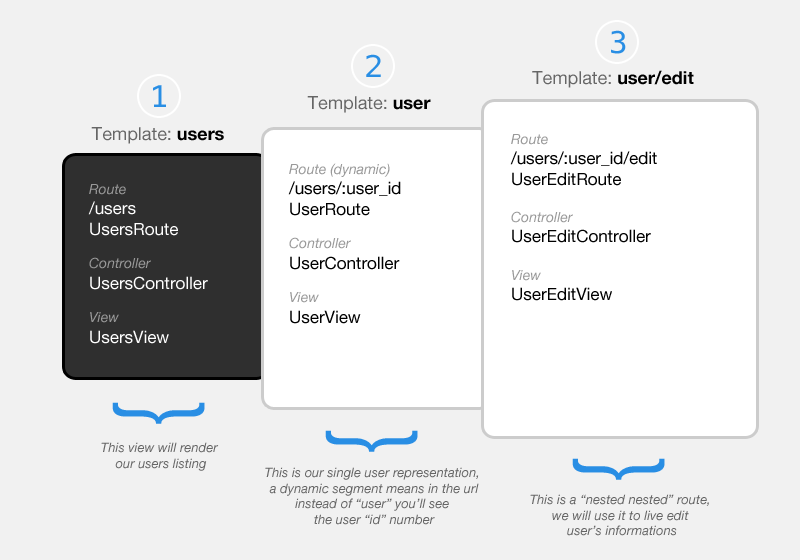
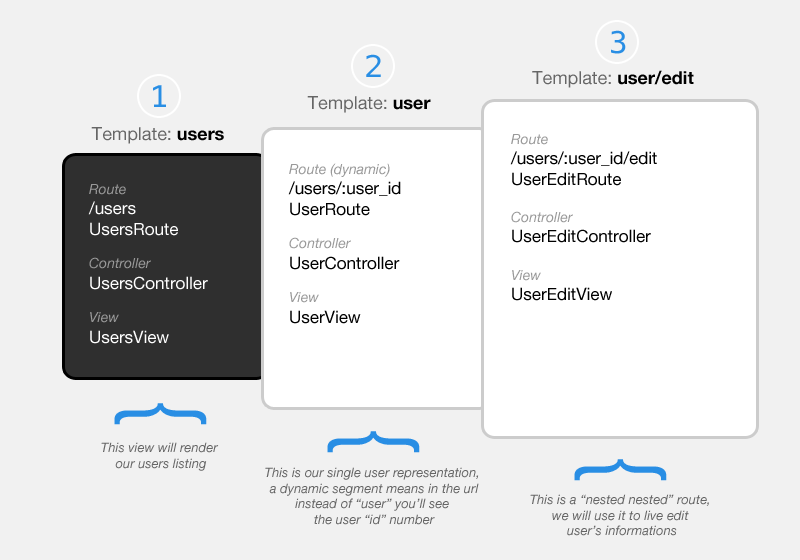
Layer changes from the first 800x560 image to the second:
painted on "{ copie 2" over [325, 430, 420, 453]
painted on "{ copie" over [572, 458, 667, 481]
painted on "{" over [112, 402, 207, 425]
